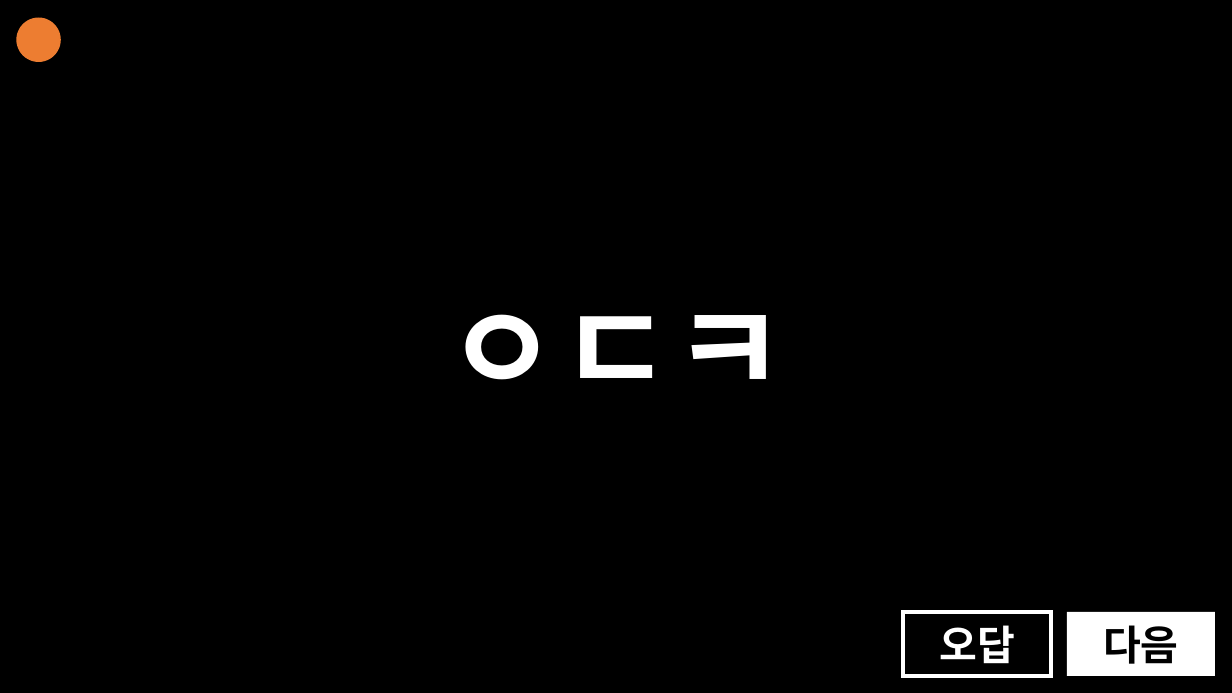
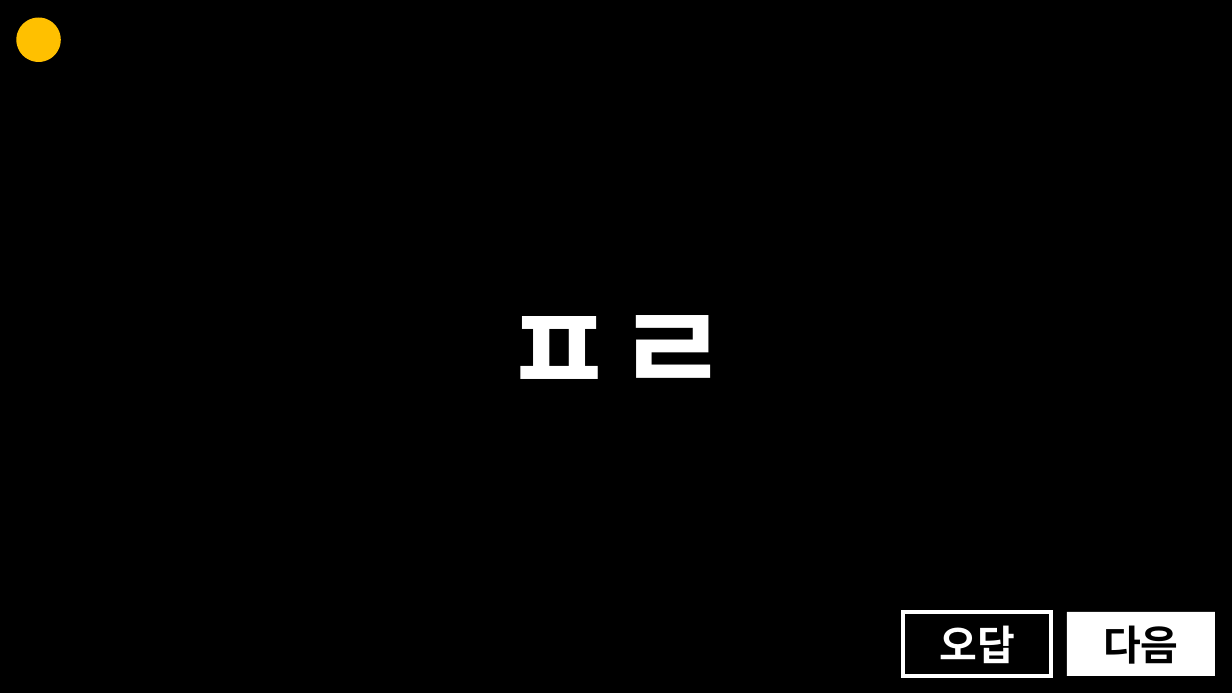
Before and after one commit to mangojun/essay-ppt, a slide deck: slide 8 of ppt/초성 이어 맞추기.pptx. Drawn at 1232x693 pixels with LibreOffice and Linux fonts; fonts in the diff are those of the drawing. Boxes give left, top, right and bottom in pixels: in the first picture for what was removed or moved away, otherwise in the second. Text is boxed around its words. In the diff, an @@ line names an element or a change of style, - is before the commit and + after.

```diff
--- a/ppt/초성 이어 맞추기.pptx
+++ b/ppt/초성 이어 맞추기.pptx
@@ ellipse at box(17, 18, 61, 62): fill #ED7D31 to #FFC000 @@
@@ text at box(503, 315, 730, 379): text changed @@
-ㅇㄷㅋ
+ㅍㄹ
```
Also in this commit, not shown: 7 other slides changed, 12 slides added.
